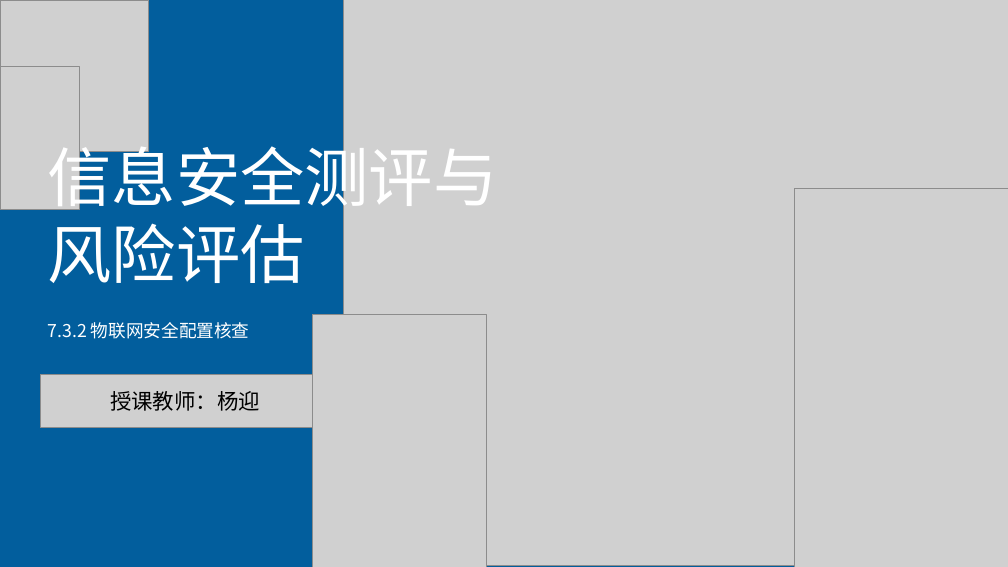
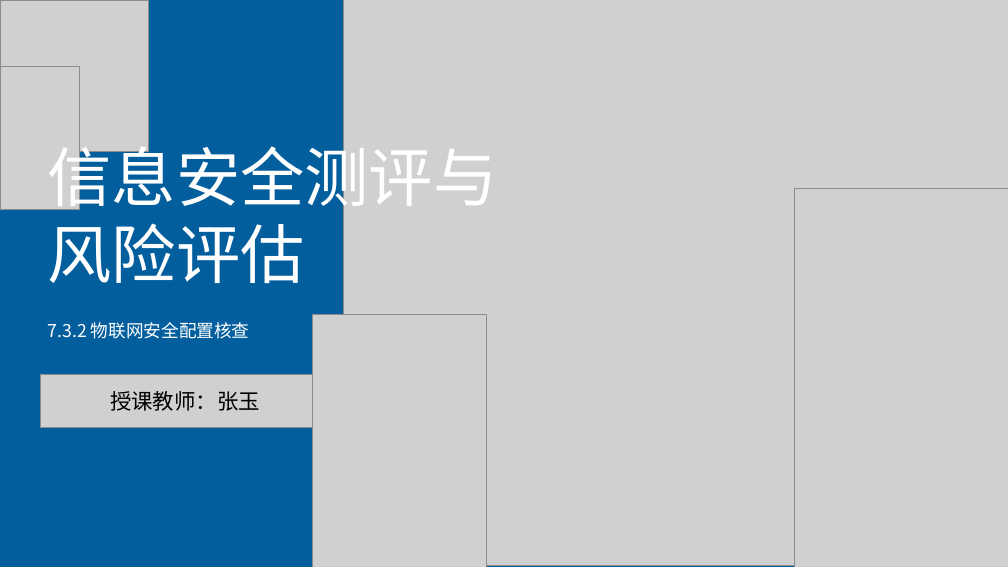
Before and after one commit to yiyimu-ruiruimu/security-assessment-platform, a slide deck: slide 1 of PPT/7.3.2 物联网安全配置核查.pptx. Drawn at 1008x567 pixels with LibreOffice and Linux fonts; fonts in the diff are those of the drawing; grey boxes stand for pictures; background and template pictures are left out. Boxes give left, top, right and bottom in pixels: in the first picture for what was removed or moved away, otherwise in the second. Text is boxed around its words. In the diff, an @@ line names an element or a change of style, - is before the commit and + after.

```diff
--- a/PPT/7.3.2 物联网安全配置核查.pptx
+++ b/PPT/7.3.2 物联网安全配置核查.pptx
@@ text at <box>110,391,260,411</box>: text changed @@
-授课教师：杨迎
+授课教师：张玉
```
Also in this commit, not shown: 7 other slides changed, 2 slides added, 8 slides removed, 49 other files.
